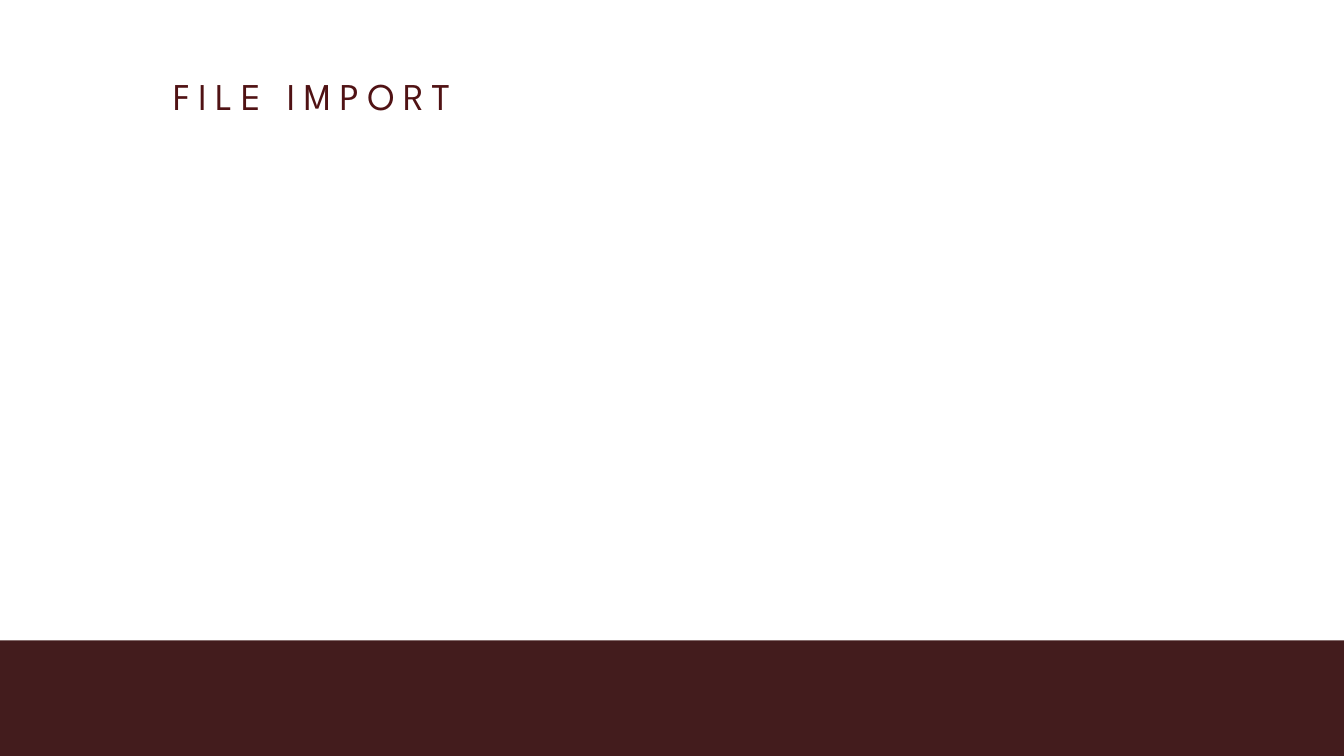
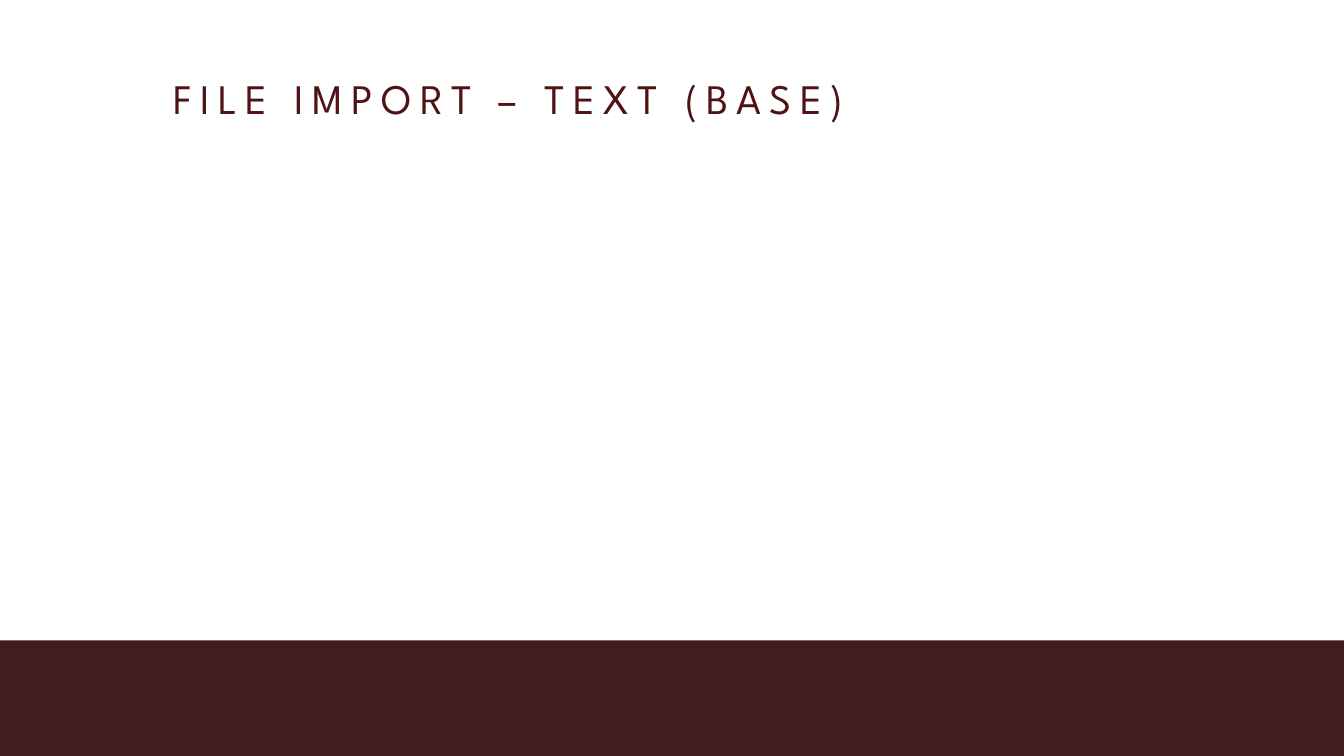
Before and after one commit to MariaElise-T/MH_Dashboard_Tutorial, a slide deck: slide 6 of Formatted_Slides/Module1_Video4.pptx (slide 4 before the commit). Drawn at 1344x756 pixels with LibreOffice and Linux fonts; fonts in the diff are those of the drawing; background and template pictures are left out. Boxes give left, top, right and bottom in pixels: in the first picture for what was removed or moved away, otherwise in the second. Text is boxed around its words. In the diff, an @@ line names an element or a change of style, - is before the commit and + after.

```diff
--- a/Formatted_Slides/Module1_Video4.pptx
+++ b/Formatted_Slides/Module1_Video4.pptx
@@ title at bbox=[173, 85, 843, 123]: text changed; size 54 to 60 pt @@
-FILE IMPORT
+FILE IMPORT – TEXT (BASE)
```
Also in this commit, not shown: 2 slides added, 9 other files.
